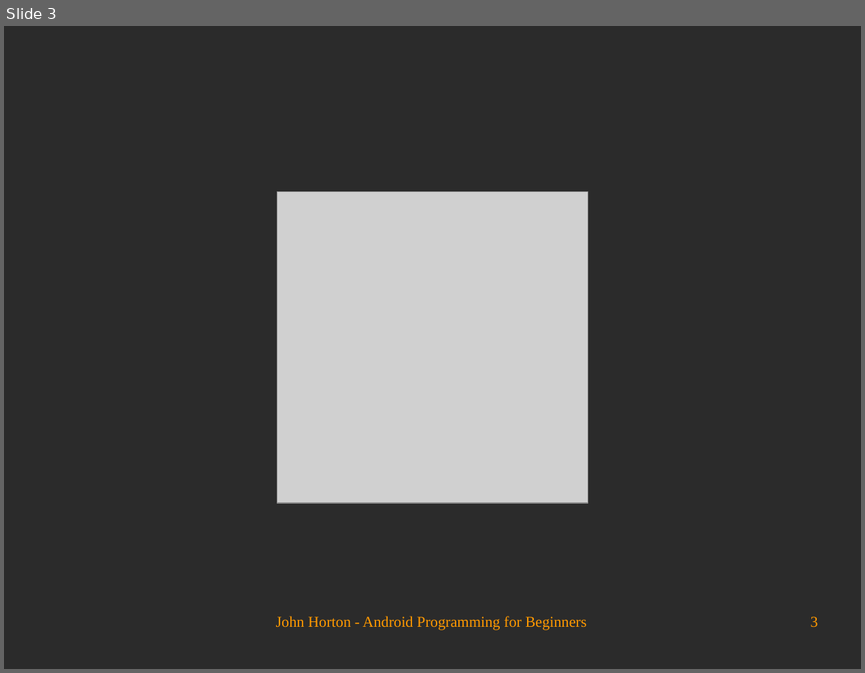
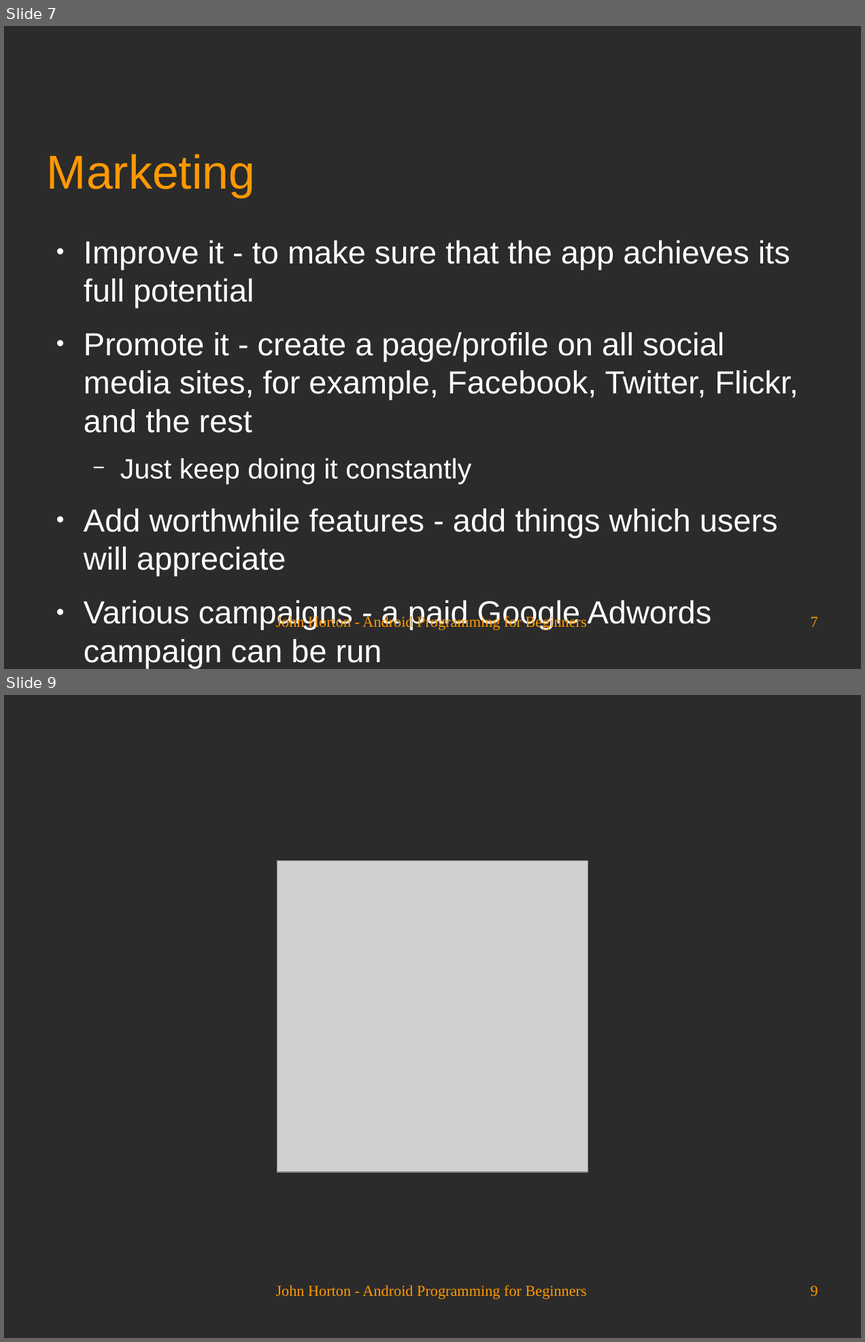
Before and after one commit to Academy-Soft-Intellect/Android-Programming-for-Beginners, a slide deck: 29_Publishing_Apps.odp. Shown one above the other, each under a label of ours: slide 3 before the commit, slides 7 and 9 after it; the slides between them are not shown. The pictures are 865x673 and 865x1342 pixels, drawn with LibreOffice and Linux fonts; fonts in the diff are those of the drawing; grey boxes stand for pictures; background and template pictures are left out; a plain dark background stands for a picture behind light text. Boxes give left, top, right and bottom in pixels: in the first picture for what was removed or moved away, otherwise in the second. Text is boxed around its words. In the diff, an @@ line names an element or a change of style, - is before the commit and + after.

```diff
--- a/29_Publishing_Apps.odp
+++ b/29_Publishing_Apps.odp
@@ slide 7 added at (4,26,861,669), background picture (left out) @@
@@ title added at (47,154,256,197), 44 pt, text #FF9900 @@
+Marketing
@@ text added at (84,240,798,668), 29.6 pt, text #FFFFFF @@
+● Improve it - to make sure that the app achieves its full potential
+● Promote it - create a page/profile on all social media sites, for example, Facebook, Twitter, Flickr, and the rest
+  − Just keep doing it constantly
+● Add worthwhile features - add things which users will appreciate
+● Various campaigns - a paid Google Adwords campaign can be run
@@ text added at (276,614,587,630), 14 pt, text #FF9900 @@
+John Horton - Android Programming for Beginners
@@ page number added at (810,616,818,626), 14 pt, text #FF9900 @@
+7
@@ what was slide 3 is now slide 9 @@
@@ page number at (810,1285,818,1295): text changed @@
-3
+9
```
Also in this commit, not shown: 1 slide changed, 6 other slides added, 1 slide removed.
